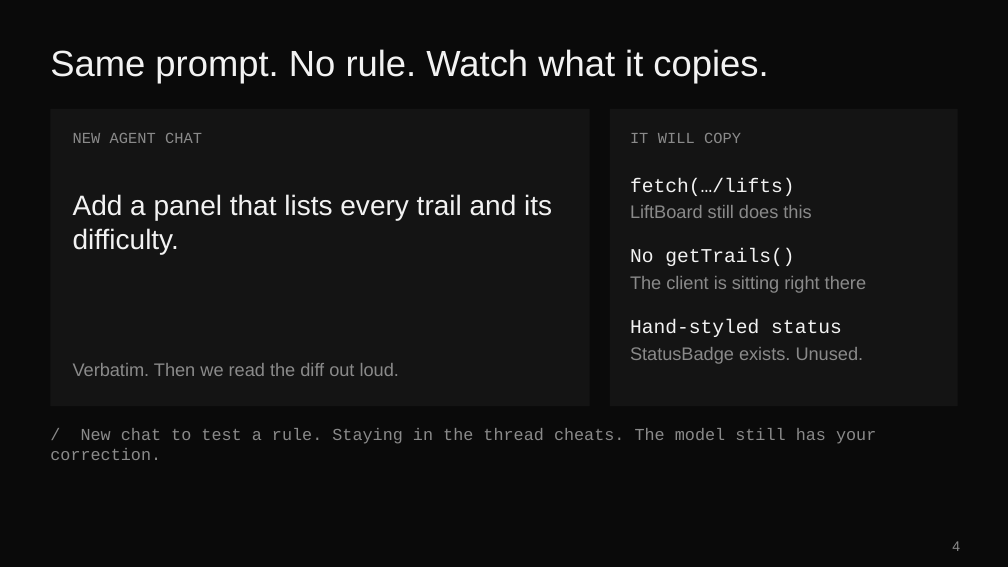
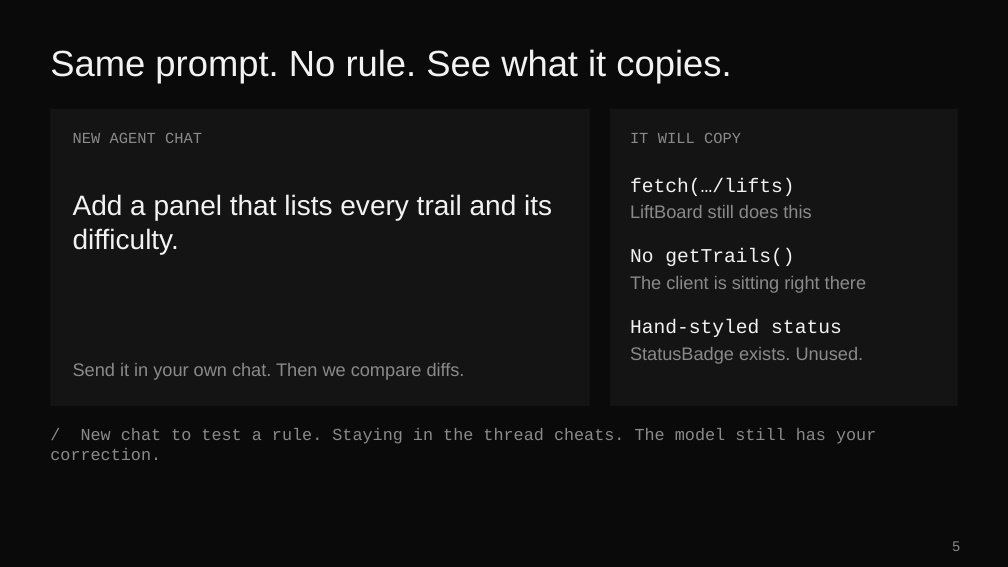
Before and after one commit to eveporcello/snowtooth-rules-teacher-guide, a slide deck: slide 5 of snowtooth-rules.pptx (slide 4 before the commit). Drawn at 1008x567 pixels with LibreOffice and Linux fonts; fonts in the diff are those of the drawing. Boxes give left, top, right and bottom in pixels: in the first picture for what was removed or moved away, otherwise in the second. Text is boxed around its words. In the diff, an @@ line names an element or a change of style, - is before the commit and + after.

```diff
--- a/snowtooth-rules.pptx
+++ b/snowtooth-rules.pptx
@@ title at (x1=50, y1=49, x2=731, y2=83): text changed @@
-Same prompt. No rule. Watch what it copies.
+Same prompt. No rule. See what it copies.
@@ text at (x1=73, y1=363, x2=465, y2=380): text changed @@
-Verbatim. Then we read the diff out loud.
+Send it in your own chat. Then we compare diffs.
@@ page number at (x1=952, y1=541, x2=960, y2=551): text changed @@
-4
+5
```
Also in this commit, not shown: 1 other slide changed, 1 slide added, 3 other files.
